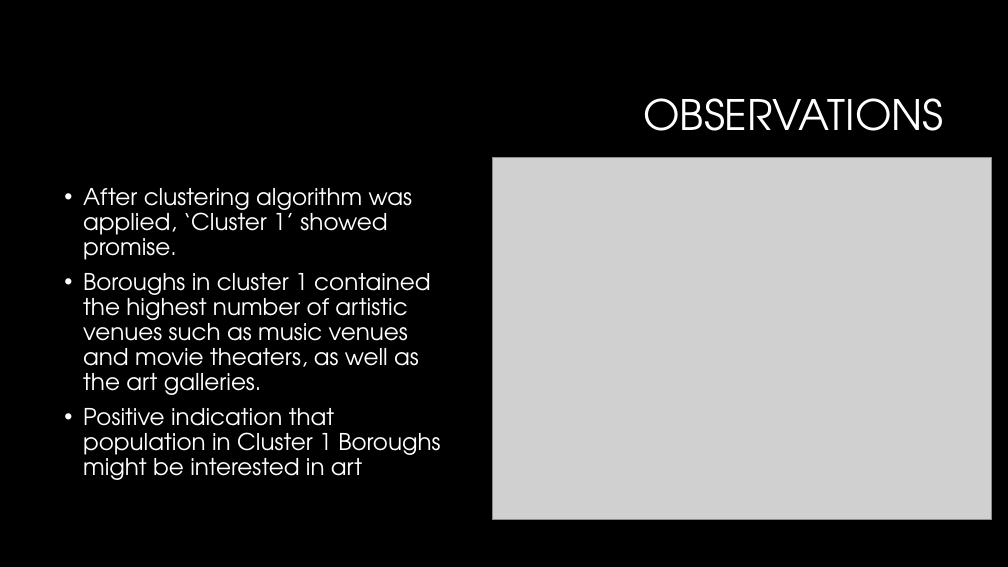
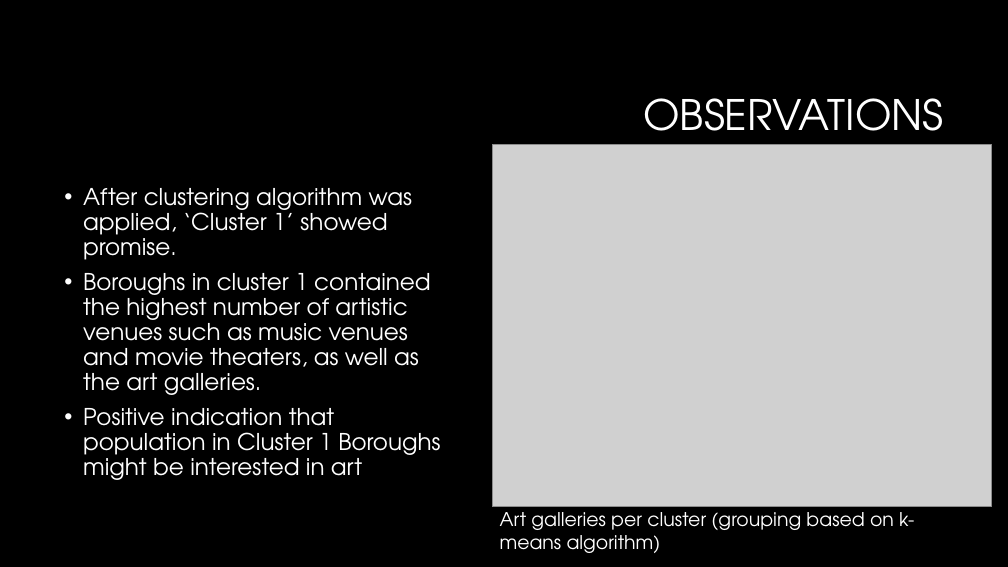
Before and after one commit to aliciadavies248/Coursera_Capstone, a slide deck: slide 5 of Painty studios ltd.pptx. Drawn at 1008x567 pixels with LibreOffice and Linux fonts; fonts in the diff are those of the drawing; grey boxes stand for pictures; background and template pictures are left out. Boxes give left, top, right and bottom in pixels: in the first picture for what was removed or moved away, otherwise in the second. Text is boxed around its words. In the diff, an @@ line names an element or a change of style, - is before the commit and + after.

```diff
--- a/Painty studios ltd.pptx
+++ b/Painty studios ltd.pptx
@@ picture: place and size @@
-picture at box(492, 157, 992, 520)
+picture at box(492, 144, 992, 507)
@@ text added at box(500, 512, 914, 553), 18 pt, text #FFFFFF @@
+Art galleries per cluster (grouping based on k-means algorithm)
```
Also in this commit, not shown: 2 other slides changed.
